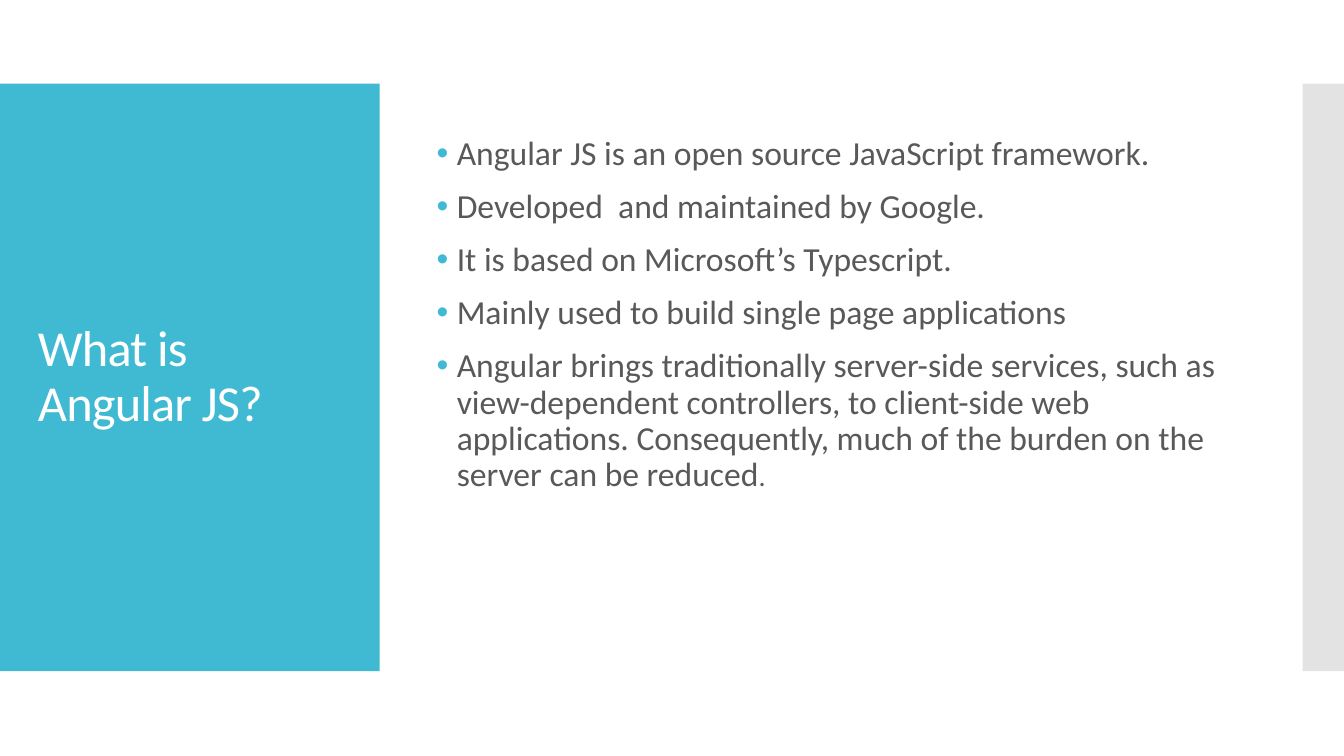
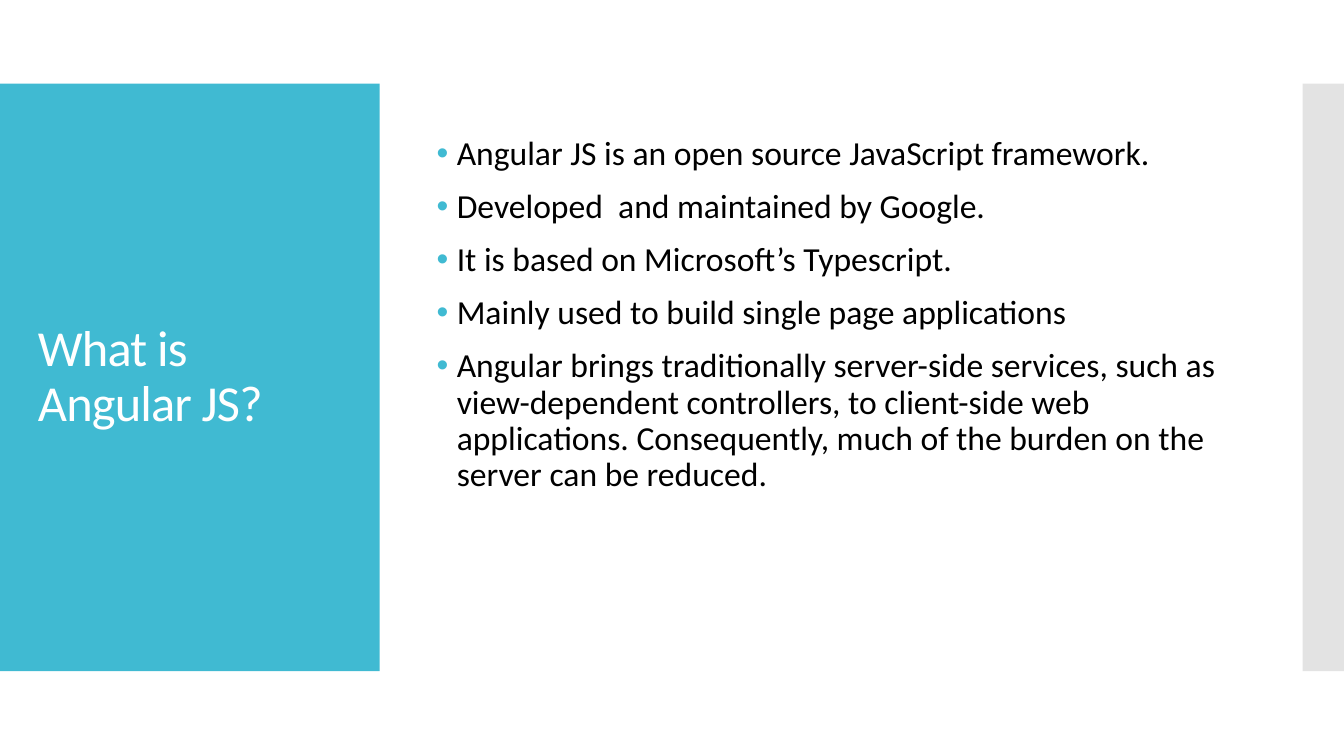
Before and after one commit to webelf000/angular_sample_app, a slide deck: slide 3 of Angular JS - Workshop.pptx. Drawn at 1344x756 pixels with LibreOffice and Linux fonts; fonts in the diff are those of the drawing. Boxes give left, top, right and bottom in pixels: in the first picture for what was removed or moved away, otherwise in the second. Text is boxed around its words. In the diff, an @@ line names an element or a change of style, - is before the commit and + after.

```diff
--- a/Angular JS - Workshop.pptx
+++ b/Angular JS - Workshop.pptx
@@ text "Angular JS is an open ..." at (457, 141, 1215, 487): text colour #595959 to #000000; size 20 to 24 pt in "reduced." @@
```
Also in this commit, not shown: 10 other slides changed, 6 slides added.
